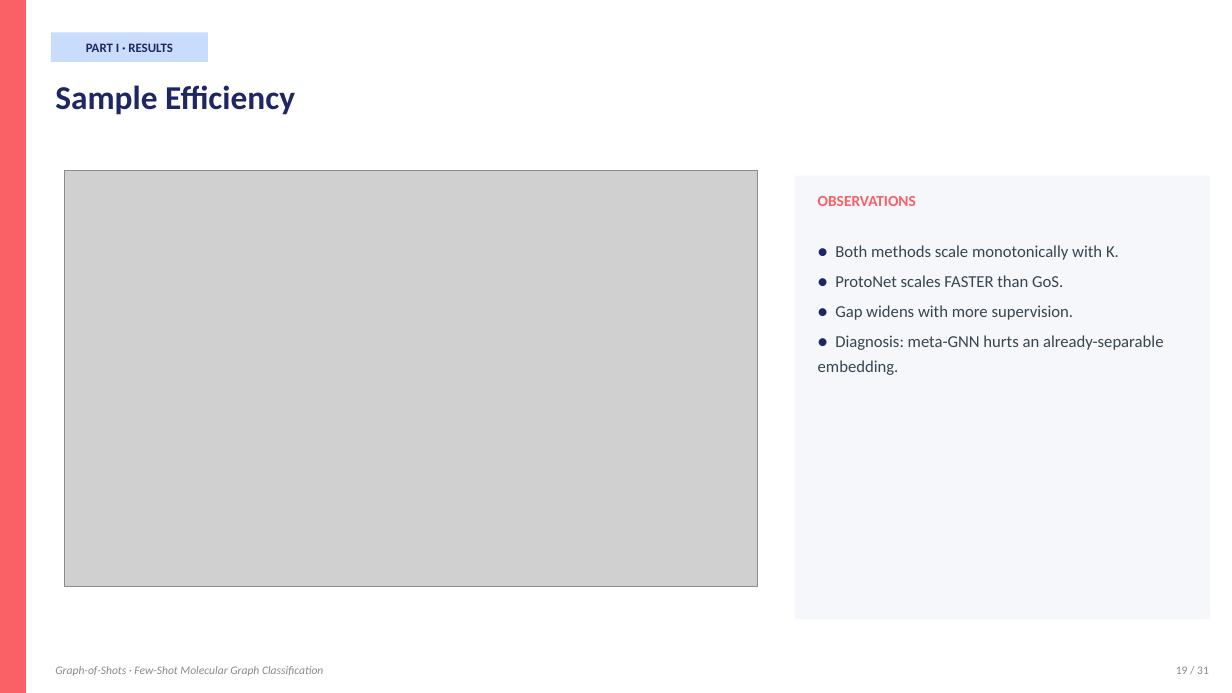
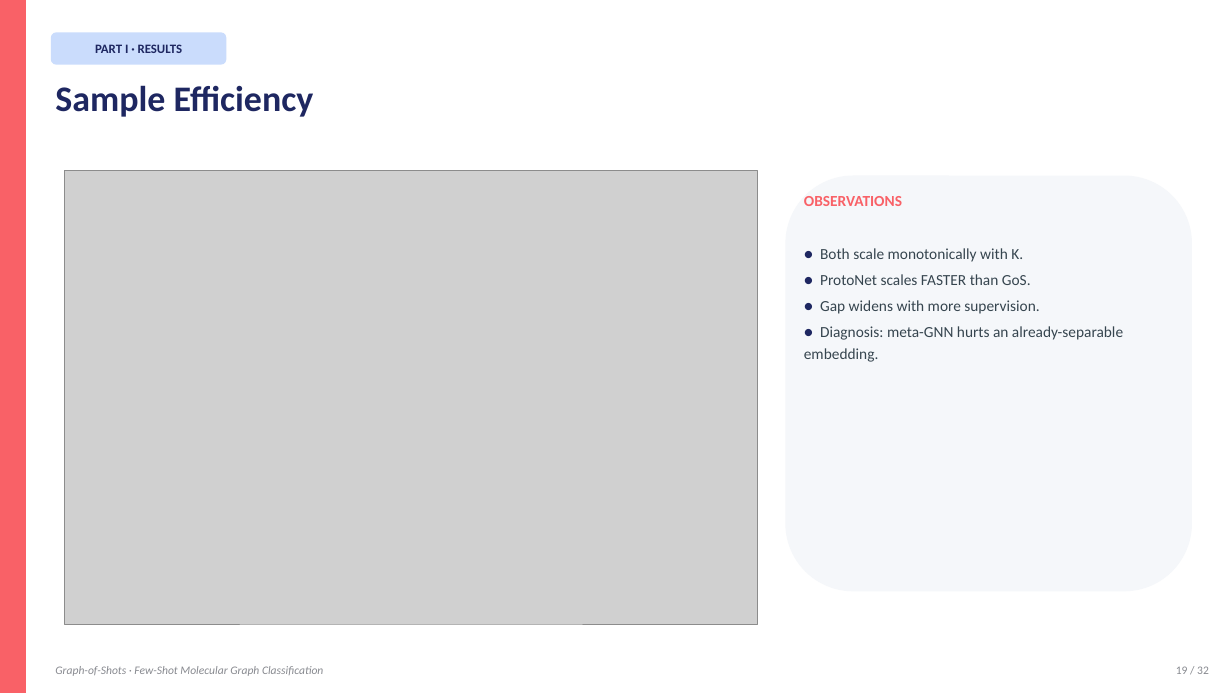
Before and after one commit to BDeMo/proj-mol, a slide deck: slide 19 of presentation/Graph-of-Shots.pptx. Drawn at 1232x693 pixels with LibreOffice and Linux fonts; fonts in the diff are those of the drawing; grey boxes stand for pictures. Boxes give left, top, right and bottom in pixels: in the first picture for what was removed or moved away, otherwise in the second. Text is boxed around its words. In the diff, an @@ line names an element or a change of style, - is before the commit and + after.

Commit message:
Rebuild PPT: native text + math-rendered formula images + clean diagrams
Previous approach used python-pptx shapes for formulas and custom diagrams,
which rendered unpredictably in MS Office (broken math symbols, misaligned
shapes). New approach:

  - All titles, bullets, callouts remain NATIVE PowerPoint text — fully
    editable, consistent formatting across Office versions.
  - Math formulas pre-rendered via matplotlib mathtext → PNG, embedded
    as pictures. Guarantees correct symbols: α, σ, ε, τ, ∑, subscripts,
    superscripts, Euclidean norms.
  - Complex diagrams (supervised pipeline, episode viz, encoder stack,
    GoS pipeline, iterative refinement, bipartite S-Q graph)
    pre-rendered via matplotlib → PNG, embedded as pictures.
  - Simple structures (tables, callout boxes, M1-M5 overview grid)
    still built with native pptx rectangles for editability.

Assets:
  presentation/formulas/  10 math PNGs (mathtext, transparent bg)
  presentation/diagrams/  6 diagram PNGs (matplotlib, transparent bg)
  presentation/figures/   4 result plots (from earlier)

```diff
--- a/presentation/Graph-of-Shots.pptx
+++ b/presentation/Graph-of-Shots.pptx
@@ text "PART I · RESULTS" rewrapped from [86, 41, 173, 56] to [95, 44, 183, 53] @@
@@ rounded rectangle: place and size @@
-rounded rectangle at [51, 32, 208, 62]
+rounded rectangle at [51, 32, 226, 65]
@@ rounded rectangle at [51, 32, 226, 65]: rectangle to rounded rectangle @@
@@ text "Sample Efficiency" at [55, 85, 314, 117]: size 26 to 28 pt @@
@@ picture: place and size @@
-picture at [65, 171, 758, 587]
+picture at [65, 171, 758, 624]
@@ rounded rectangle at [786, 176, 1192, 592]: rectangle to rounded rectangle @@
@@ rounded rectangle: place and size @@
-rounded rectangle at [795, 176, 1211, 619]
+rounded rectangle at [786, 176, 1192, 592]
@@ text "OBSERVATIONS": place and size @@
-text "OBSERVATIONS" at [818, 196, 916, 206]
+text "OBSERVATIONS" at [804, 196, 902, 206]
@@ text "● Both scale monotonically with ...": place and size @@
-text "● Both scale monotonically with ..." at [818, 245, 1163, 375]
+text "● Both scale monotonically with ..." at [804, 248, 1123, 362]
@@ text at [820, 248, 1023, 262]: text changed; size 13 to 12 pt @@
-● Both methods scale monotonically with K.
+● Both scale monotonically with K.
@@ text at [804, 274, 1123, 362]: size 13 to 12 pt in "● ProtoNet scales FASTER than GoS.", "● Gap widens with more supervision.", "● Diagnosis: meta-GNN hurts an already-separable embedding."; line spacing 1.25 to 1.2; less space between paragraphs @@
```
Also in this commit, not shown: 31 other slides changed, 17 other files.
